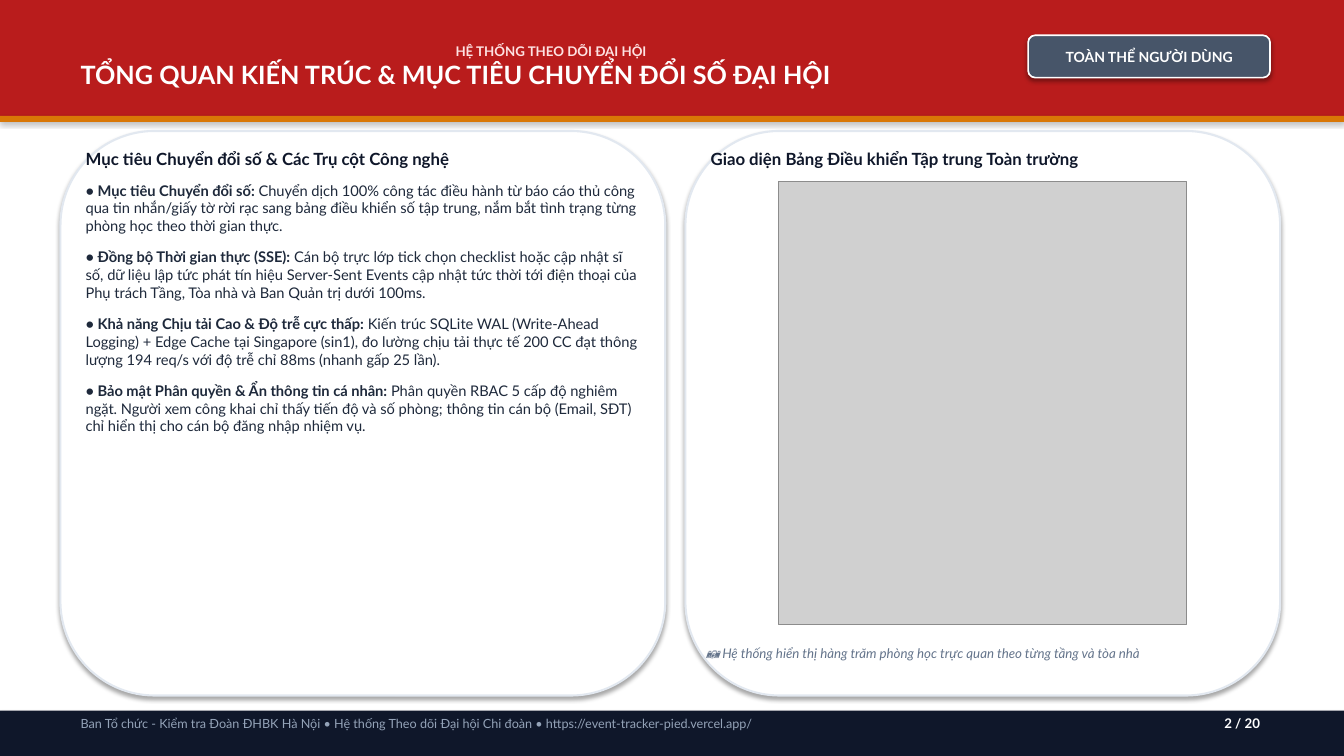
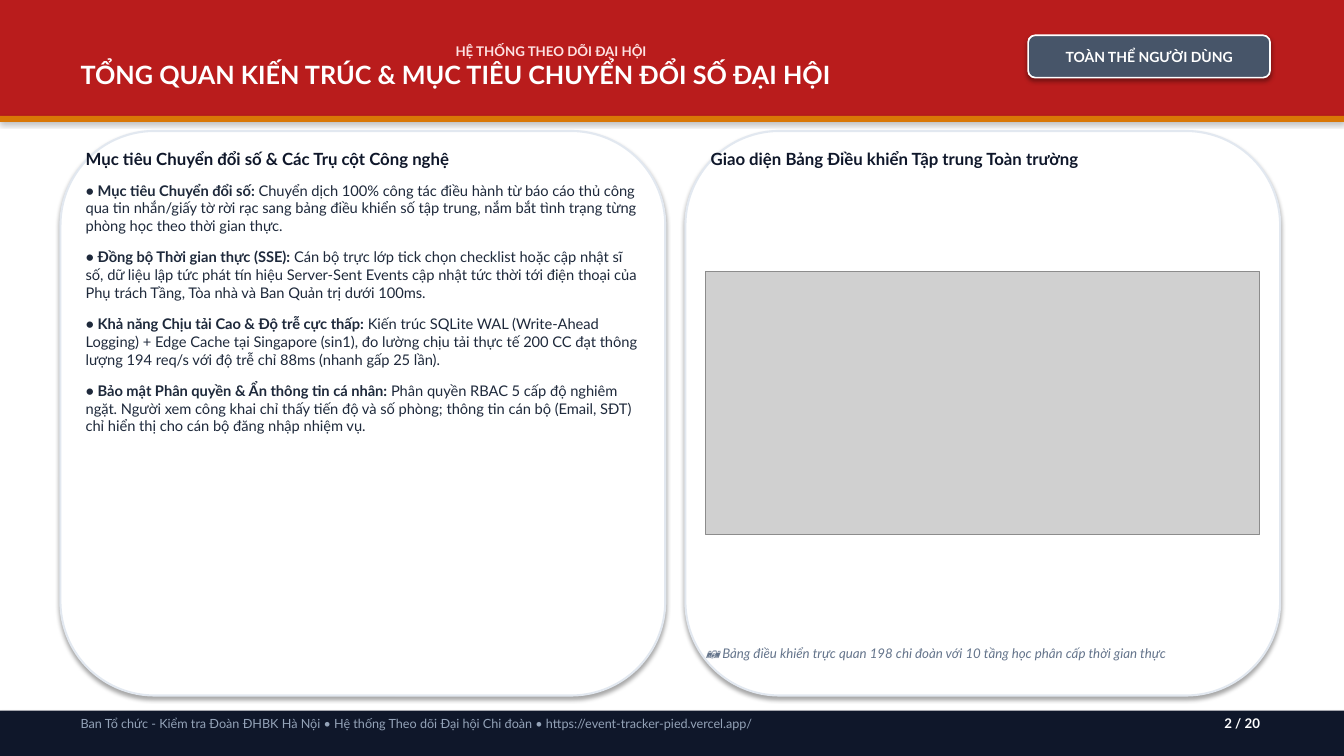
Before and after one commit to phamvietbach2006-max/Event-tracker, a slide deck: slide 2 of Huong_Dan_Su_Dung_He_Thong_Theo_Doi_Dai_Hoi.pptx. Drawn at 1344x756 pixels with LibreOffice and Linux fonts; fonts in the diff are those of the drawing; grey boxes stand for pictures. Boxes give left, top, right and bottom in pixels: in the first picture for what was removed or moved away, otherwise in the second. Text is boxed around its words. In the diff, an @@ line names an element or a change of style, - is before the commit and + after.

Commit message:
docs: audit and update presentation with crystal-clear live system screenshots

```diff
--- a/Huong_Dan_Su_Dung_He_Thong_Theo_Doi_Dai_Hoi.pptx
+++ b/Huong_Dan_Su_Dung_He_Thong_Theo_Doi_Dai_Hoi.pptx
@@ picture: place and size @@
-picture at box(778, 181, 1187, 625)
+picture at box(706, 271, 1260, 534)
@@ text at box(722, 647, 1166, 661): text changed @@
-📷 Hệ thống hiển thị hàng trăm phòng học trực quan theo từng tầng và tòa nhà
+📷 Bảng điều khiển trực quan 198 chi đoàn với 10 tầng học phân cấp thời gian thực
```
Also in this commit, not shown: 13 other slides changed, 10 other files.
